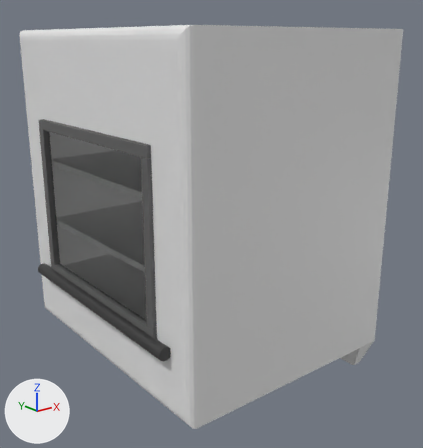
One commit to the Blender file gasspis.blend: the scene before it, then after it.
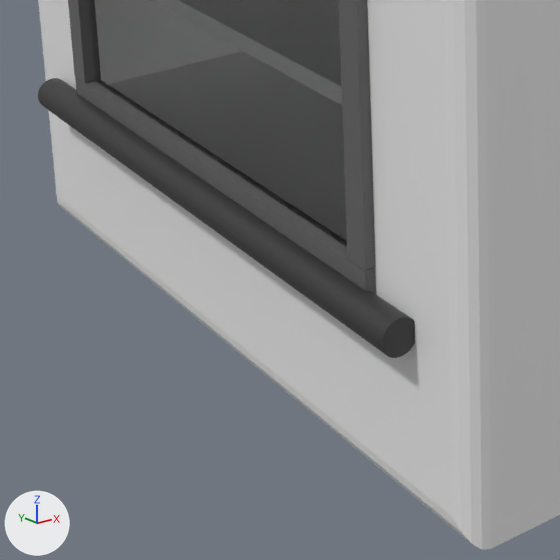
Each version appears first whole from a 50 mm camera at (-6.16, -8.06, 2.5) aimed at (0.07, -0.28, -0.61), and next in a close-up on the part from 6% to 52% of the width and 53% to 97% of the height. The lights are fixed; the arrows at lower left show +X, +Y and +Z. The last two pictures show the newer version.

The scene before the commit, as lines of its bpy script (objects in view):
```python
me_cube_002 = bpy.data.meshes.new('Cube.002')
me_cube_002.from_pydata(...)  # a box spanning x -1.0..1.0, y -1.0..1.0, z -1.0..1.0
me_cube_002.materials.append(mat_material_001)
me_cube_004 = bpy.data.meshes.new('Cube.004')
me_cube_004.from_pydata(...)  # a box spanning x -1.0..1.0, y -1.0..1.0, z -1.0..1.0
me_cube_004.materials.append(mat_material_003)  # dark grey #636363
me_cube_007 = bpy.data.meshes.new('Cube.007')
me_cube_007.from_pydata(...)  # a box spanning x -1.0..1.0, y -0.72..0.72, z -1.0..1.0
me_cube_007.materials.append(mat_material_002)  # dark grey #636363
ob_cube_003 = bpy.data.objects.new('Cube.003', me_cube_002)
ob_cube_003.location = (-2.012, 0.0, -0.159)
ob_cube_003.scale = (0.0528, 1.71, 1.37)
_m = ob_cube_003.modifiers.new('Solidify', 'SOLIDIFY')
_m.thickness = 0.02
ob_cube_005 = bpy.data.objects.new('Cube.005', me_cube_004)
ob_cube_005.location = (-2.081, 0.0, -1.494)
ob_cube_005.scale = (0.055, 1.71, 0.0797)
ob_cube_007 = bpy.data.objects.new('Cube.007', me_cube_007)
ob_cube_007.location = (-2.081, 1.636, -0.187)
ob_cube_007.rotation_euler = (1.571, 0.0, 0.0)  # degrees (90, 0, 0)
ob_cube_007.scale = (0.055, 1.71, 0.0797)
# also in view: 'Cylinder' at (-2.16, 0.0, -1.63); 'Cube.008' at (-2.08, -1.63, -0.18); 'Cube' at (0.0, 0.0, -0.24)
```
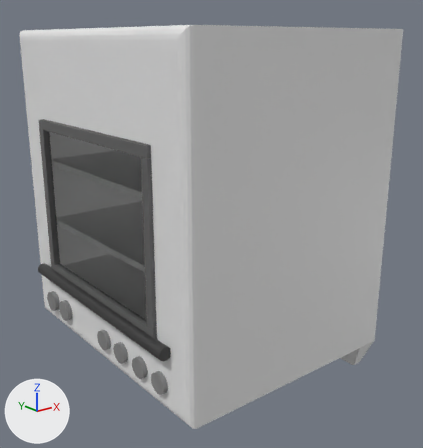
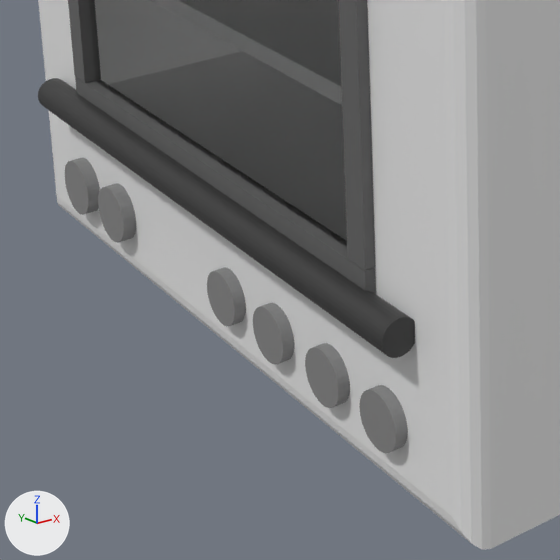
Pixel boxes (x1, y1, x2, y2) of what changed, in the close-ups (560 x 560 px):
'Cylinder.017', added
    after: (359, 385, 408, 453)
'Cylinder.018', added
    after: (305, 343, 350, 408)
'Cylinder.019', added
    after: (253, 303, 294, 364)
'Cylinder.020', added
    after: (207, 267, 246, 326)
'Cylinder.022', added
    after: (98, 183, 136, 243)
'Cylinder.021', added
    after: (65, 158, 100, 215)

Diff of the bpy script that builds the scene:
```diff
--- a/gasspis.blend.py
+++ b/gasspis.blend.py
@@ ob_cylinder_022 @@
+ob_cylinder_022 = bpy.data.objects.new('Cylinder.022', me_cylinder_022)  # a 32-sided cylinder along z spanning x -1.0..1.0, y -1.0..1.0, z -1.0..1.0; in mat_material_012 (grey #858585)
+ob_cylinder_022.location = (-2.027, 1.266, -2.22)
+ob_cylinder_022.rotation_euler = (0.0, 1.571, 0.0)  # degrees (0, 90, 0)
+ob_cylinder_022.scale = (0.185, 0.185, 0.134)
@@ ob_cylinder_021 @@
+ob_cylinder_021 = bpy.data.objects.new('Cylinder.021', me_cylinder_021)  # a 32-sided cylinder along z spanning x -1.0..1.0, y -1.0..1.0, z -1.0..1.0; in mat_material_011 (grey #858585)
+ob_cylinder_021.location = (-2.027, 1.789, -2.22)
+ob_cylinder_021.rotation_euler = (0.0, 1.571, 0.0)  # degrees (0, 90, 0)
+ob_cylinder_021.scale = (0.185, 0.185, 0.134)
@@ ob_cylinder_020 @@
+ob_cylinder_020 = bpy.data.objects.new('Cylinder.020', me_cylinder_020)  # a 32-sided cylinder along z spanning x -1.0..1.0, y -1.0..1.0, z -1.0..1.0; in mat_material_010 (grey #858585)
+ob_cylinder_020.location = (-2.027, -0.161, -2.22)
+ob_cylinder_020.rotation_euler = (0.0, 1.571, 0.0)  # degrees (0, 90, 0)
+ob_cylinder_020.scale = (0.165, 0.165, 0.12)
@@ ob_cylinder_019 @@
+ob_cylinder_019 = bpy.data.objects.new('Cylinder.019', me_cylinder_019)  # a 32-sided cylinder along z spanning x -1.0..1.0, y -1.0..1.0, z -1.0..1.0; in mat_material_009 (grey #858585)
+ob_cylinder_019.location = (-2.027, -0.699, -2.22)
+ob_cylinder_019.rotation_euler = (0.0, 1.571, 0.0)  # degrees (0, 90, 0)
+ob_cylinder_019.scale = (0.165, 0.165, 0.12)
@@ ob_cylinder_018 @@
+ob_cylinder_018 = bpy.data.objects.new('Cylinder.018', me_cylinder_018)  # a 32-sided cylinder along z spanning x -1.0..1.0, y -1.0..1.0, z -1.0..1.0; in mat_material_008 (grey #858585)
+ob_cylinder_018.location = (-2.027, -1.262, -2.22)
+ob_cylinder_018.rotation_euler = (0.0, 1.571, 0.0)  # degrees (0, 90, 0)
+ob_cylinder_018.scale = (0.165, 0.165, 0.12)
@@ ob_cylinder_017 @@
+ob_cylinder_017 = bpy.data.objects.new('Cylinder.017', me_cylinder_017)  # a 32-sided cylinder along z spanning x -1.0..1.0, y -1.0..1.0, z -1.0..1.0; in mat_material_007 (grey #858585)
+ob_cylinder_017.location = (-2.027, -1.795, -2.22)
+ob_cylinder_017.rotation_euler = (0.0, 1.571, 0.0)  # degrees (0, 90, 0)
+ob_cylinder_017.scale = (0.165, 0.165, 0.12)
```
